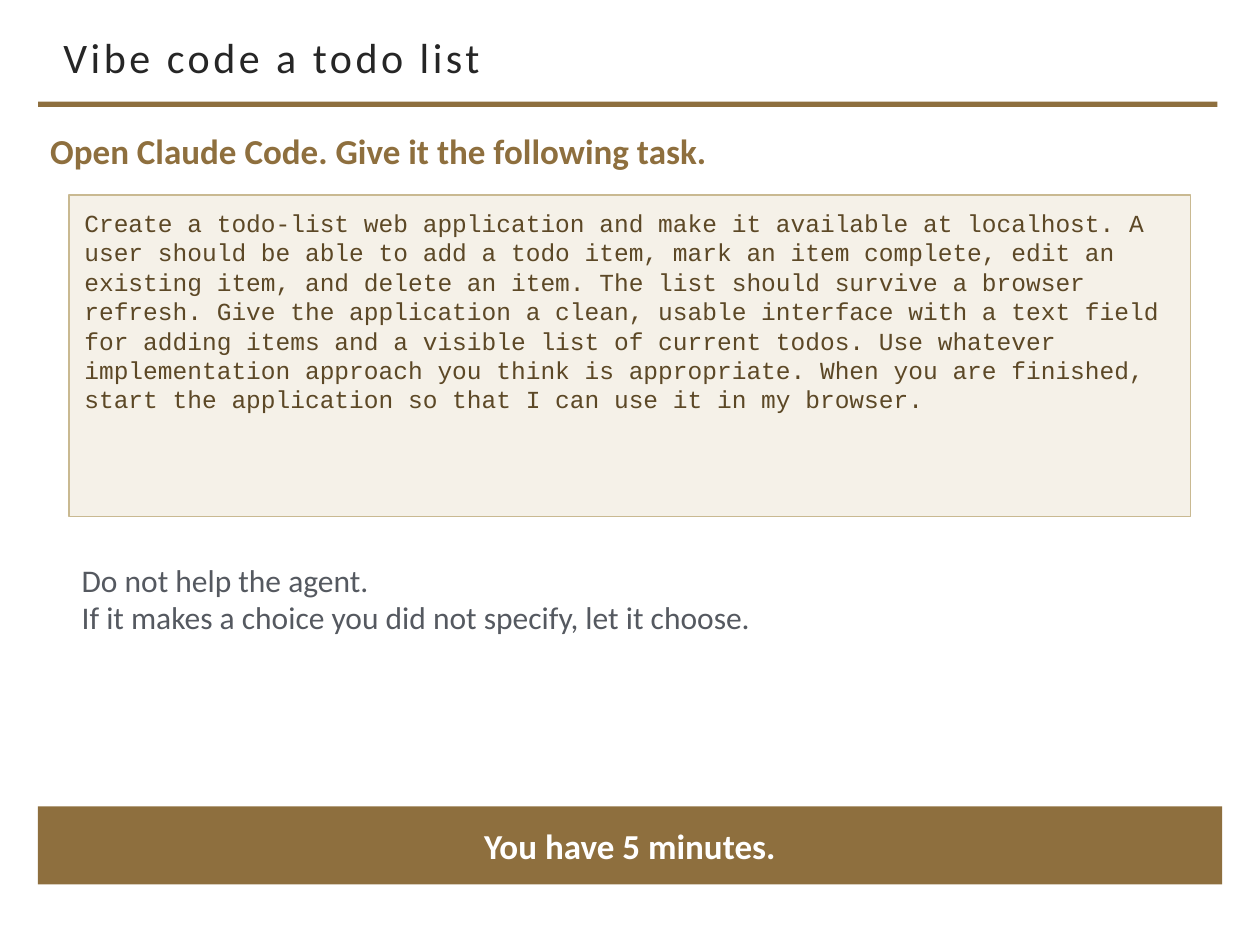
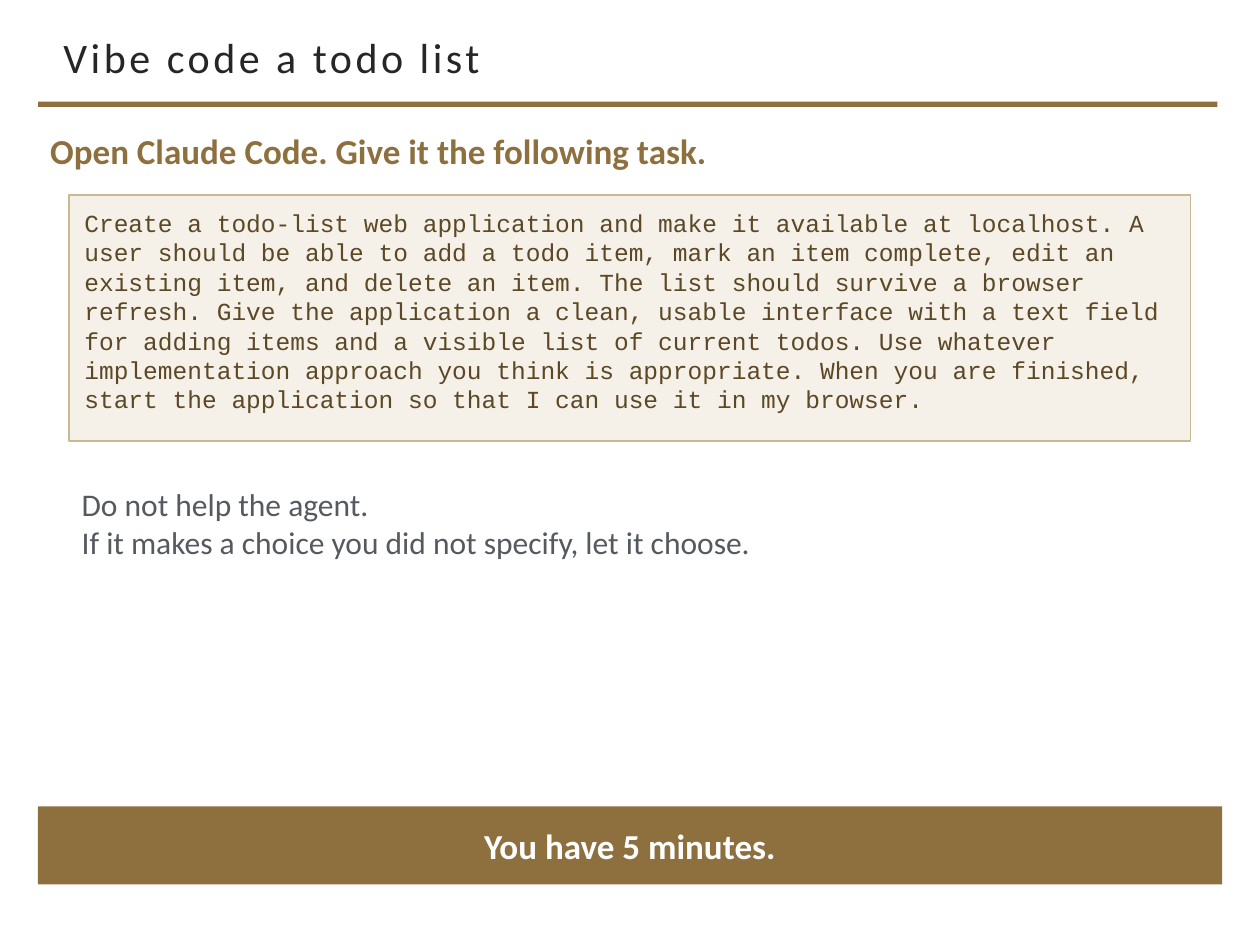
Before and after one commit to davisjam/model-based-agentic-software-engineering, a slide deck: slide 2 of course/lectures/act-2-delegation-and-control/03-alignment/2-3-Alignment.pptx. Drawn at 1260x945 pixels with LibreOffice and Linux fonts; fonts in the diff are those of the drawing; background and template pictures are left out. Boxes give left, top, right and bottom in pixels: in the first picture for what was removed or moved away, otherwise in the second. Text is boxed around its words. In the diff, an @@ line names an element or a change of style, - is before the commit and + after.

Commit message:
deck 2-3 rebuild phase 5: visual-QA fixes (four-roles arrow routing, six-question box, badge width, prompt block, alignment)

```diff
--- a/course/lectures/act-2-delegation-and-control/03-alignment/2-3-Alignment.pptx
+++ b/course/lectures/act-2-delegation-and-control/03-alignment/2-3-Alignment.pptx
@@ rectangle "Create a todo-list web application ...": place and size @@
-rectangle "Create a todo-list web application ..." at bbox=[69, 195, 1191, 517]
+rectangle "Create a todo-list web application ..." at bbox=[69, 195, 1191, 441]
@@ text "Do not help the agent.": place and size @@
-text "Do not help the agent." at bbox=[82, 570, 750, 634]
+text "Do not help the agent." at bbox=[82, 494, 750, 559]
```
Also in this commit, not shown: 5 other slides changed.
